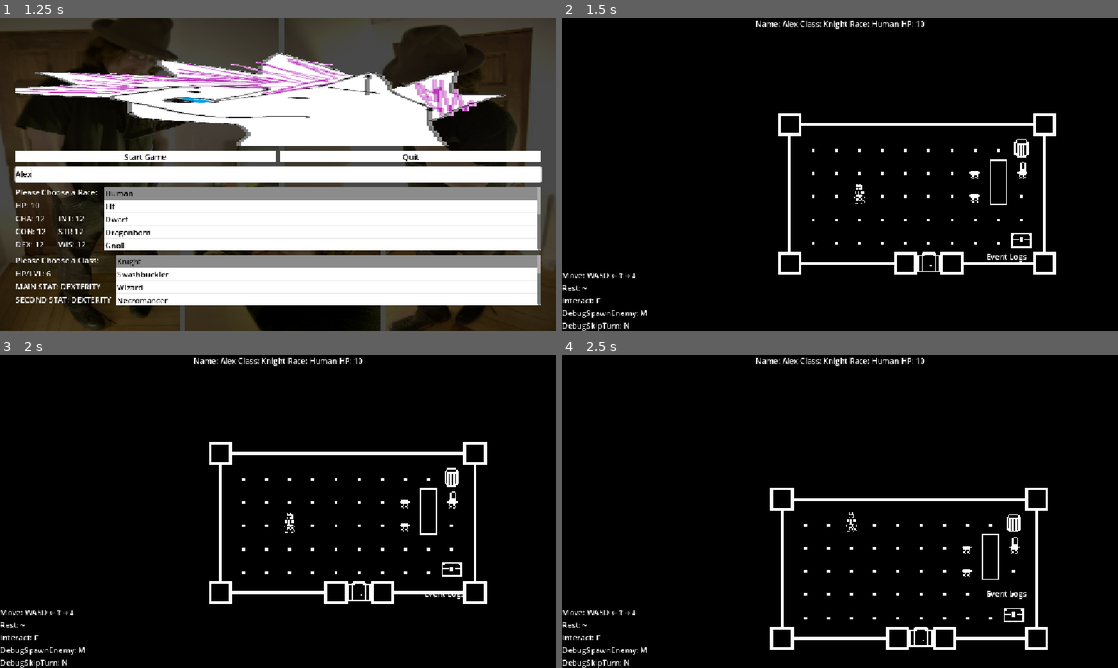
Above: before the commit, frames 1-4 (two rows, left to right).
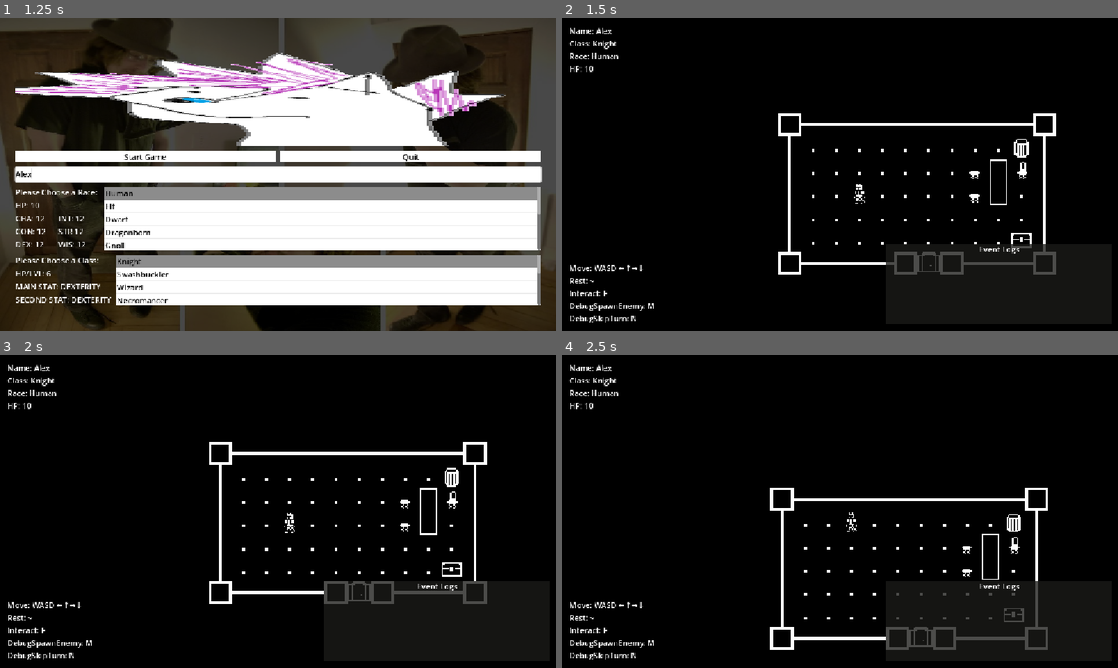
Above: after the commit, the same moments.

Repository: JohnScuzzman/Gnoll-Pointer-Godot-Game
Game: Godot game, scene res://level/main_menu.tscn
The game is run twice, just before and just after one commit, with the same random seed, the same clock (stepped at 60 frames per second) and the same inputs.
Inputs (mouse positions are in pixels of both pictures, inside the frame that each line leads up to):
- Up to frame 1 (1.25 s): click (278, 174) at 0.52 s; type "Alex" at 0.6 s
- Up to frame 2 (1.5 s): click "Start Game" at 1.25 s
- Up to frame 3 (2 s): no input
- Up to frame 4 (2.5 s): hold W (up) from 2.03 s (still down); hold F (interact) from 2.03 s (still down)

Frame 1 is identical in both runs. In frame 2, 2.3% of the frame differs, in the area x 0-89%, y 0-100%; in frame 3, 2.3%; in frame 4, 2.5%, in the area x 0-88%, y 0-100%.

Commit message:
Made the ui tolerable

Diff:
--- a/level/game_level.gd
+++ b/level/game_level.gd
@@ -50,10 +50,10 @@
 	print("Start of turn " + str(turn))
 
 func update_ui():
-		user_interface.get_node("DebugLabel").text = "Name: " + str(player.stats.name) + \
-			" Class: " + str(player.character_class.name) + \
-			" Race: " + str(player.race.name) + \
-			" HP: " + str(player.stats.health_points)
+		user_interface.get_node("DebugLabel").text = "Name: " + str(player.stats.name) + "\n" + \
+			"Class: " + str(player.character_class.name) + "\n" + \
+			"Race: " + str(player.race.name) + "\n" + \
+			"HP: " + str(player.stats.health_points)
 
 func _physics_process(_delta: float) -> void:
 	update_ui()
--- a/user_interface/user_interface.tscn
+++ b/user_interface/user_interface.tscn
@@ -1,23 +1,28 @@
 [gd_scene format=3 uid="uid://c12e8fhtnpdc5"]
+
+[sub_resource type="StyleBoxFlat" id="StyleBoxFlat_og86u"]
+bg_color = Color(0.10668749, 0.10377861, 0.0950525, 0.78431374)
 
 [node name="UserInterface" type="CanvasLayer" unique_id=344285624]
 
 [node name="DebugLabel" type="Label" parent="." unique_id=941189025]
-anchors_preset = 5
-anchor_left = 0.5
-anchor_right = 0.5
-offset_left = -20.0
-offset_right = 20.0
-offset_bottom = 23.0
-grow_horizontal = 2
-text = "Test"
+offset_left = 15.0
+offset_top = 15.0
+offset_right = 55.0
+offset_bottom = 38.0
+text = "Name:
+=Class:
+Race:
+HP:"
 
 [node name="Controls" type="Label" parent="." unique_id=350376915]
 anchors_preset = 2
 anchor_top = 1.0
 anchor_bottom = 1.0
-offset_top = -101.0
-offset_right = 403.0
+offset_left = 15.0
+offset_top = -142.0
+offset_right = 418.0
+offset_bottom = -15.0
 grow_vertical = 0
 text = "Move: WASD ←↑→↓
 Rest: ~
@@ -25,14 +30,23 @@
 DebugSpawnEnemy: M
 DebugSkipTurn: N"
 
+[node name="Panel" type="Panel" parent="." unique_id=773996221]
+offset_left = 671.0
+offset_top = 467.0
+offset_right = 1140.0
+offset_bottom = 633.0
+theme_override_styles/panel = SubResource("StyleBoxFlat_og86u")
+
 [node name="EventBoxContainer" type="VBoxContainer" parent="." unique_id=1686678449]
 anchors_preset = 3
 anchor_left = 1.0
 anchor_top = 1.0
 anchor_right = 1.0
 anchor_bottom = 1.0
-offset_left = -463.0
-offset_top = -166.0
+offset_left = -478.0
+offset_top = -181.0
+offset_right = -15.0
+offset_bottom = -15.0
 grow_horizontal = 0
 grow_vertical = 0
 
